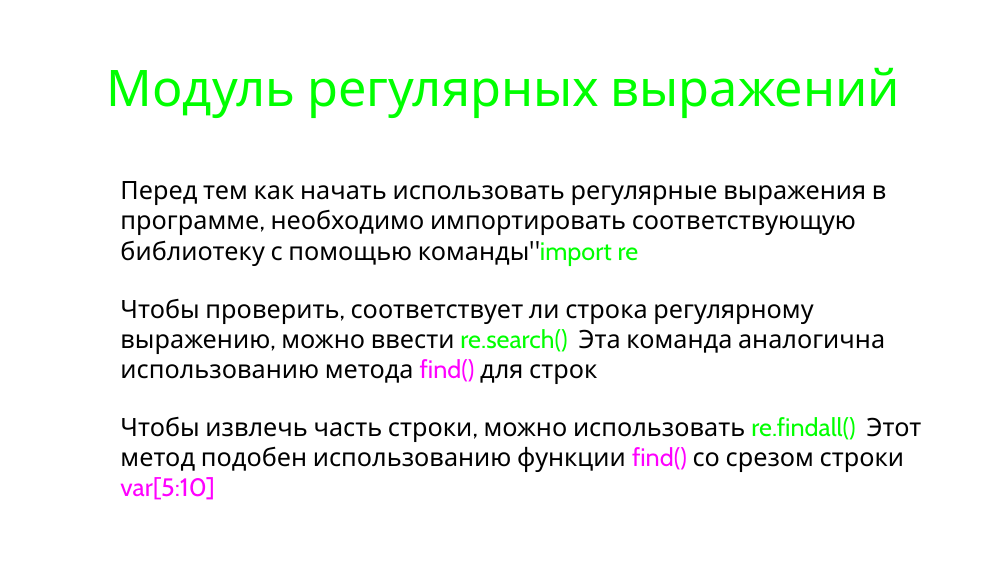
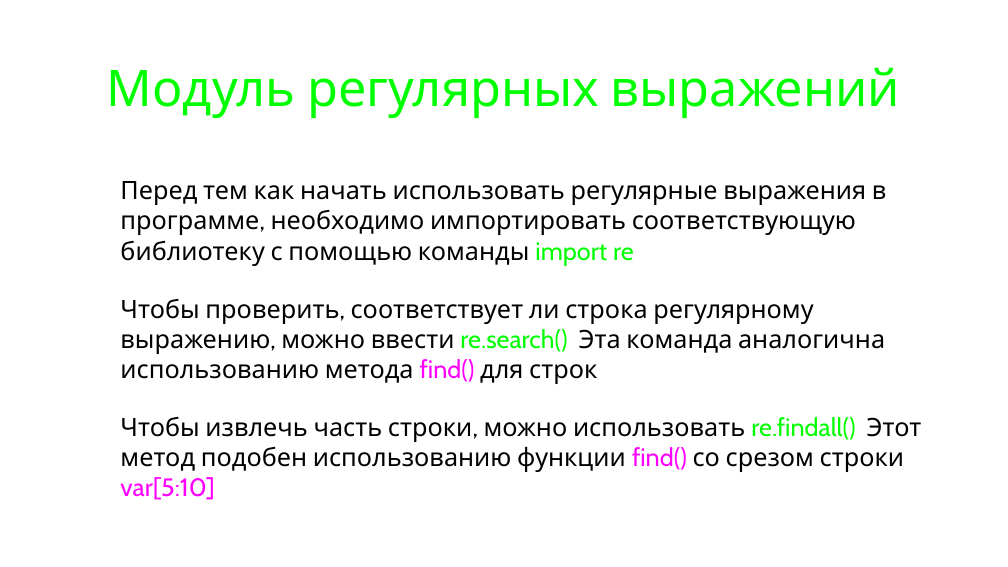
Before and after one commit to maxchv/LearnPython, a slide deck: slide 18 of week06/Strings.pptx. Drawn at 1008x567 pixels with LibreOffice and Linux fonts; fonts in the diff are those of the drawing. Boxes give left, top, right and bottom in pixels: in the first picture for what was removed or moved away, otherwise in the second. Text is boxed around its words. In the diff, an @@ line names an element or a change of style, - is before the commit and + after.

```diff
--- a/week06/Strings.pptx
+++ b/week06/Strings.pptx
@@ text at [120, 181, 887, 266]: text changed @@
-• Перед тем как начать использовать регулярные выражения в программе, необходимо импортировать соответствующую библиотеку с помощью команды"import re"
+• Перед тем как начать использовать регулярные выражения в программе, необходимо импортировать соответствующую библиотеку с помощью команды import re"
```
Also in this commit, not shown: 17 other slides changed, 2 other files.
